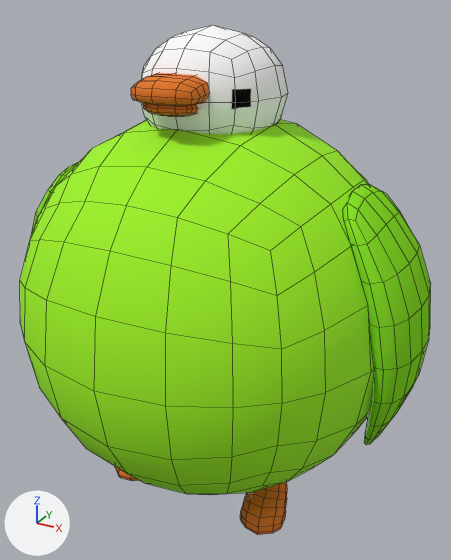
The Blender file models/muncher_real.blend: old version first, new version second.
Rendered twice from a 50 mm camera at (1.963, -3.417, 3.356) aimed at (0.063, 0.037, 1.629). The axes (+X, +Y, +Z) are drawn at lower left. The lights are the same throughout. Mesh edges are drawn as thin lines.

Before the edit, the objects in view are built like this:
```python
me_cube_350 = bpy.data.meshes.new('Cube.350')
me_cube_350.from_pydata(...)  # 1026 vertices, 1000 faces; spans x -1.44..1.44, y -1.3..1.3, z -1.49..1.77
me_cube_350.polygons.foreach_set('use_smooth', [True] * 1000)
# faces by material slot: [216, 96, 264, 424]
me_cube_350.materials.append(mat_bodymaterial)  # green #a1f627
me_cube_350.materials.append(mat_facematerial)  # picture img_facetexture
me_cube_350.materials.append(mat_wingmaterial)  # green #89e22a
me_cube_350.materials.append(mat_beakmaterial)  # orange #e77923
ob_body = bpy.data.objects.new('Body', me_cube_350)
ob_body.location = (0.0, 0.0, 1.485)
_m = ob_body.modifiers.new('Lattice', 'LATTICE')
```
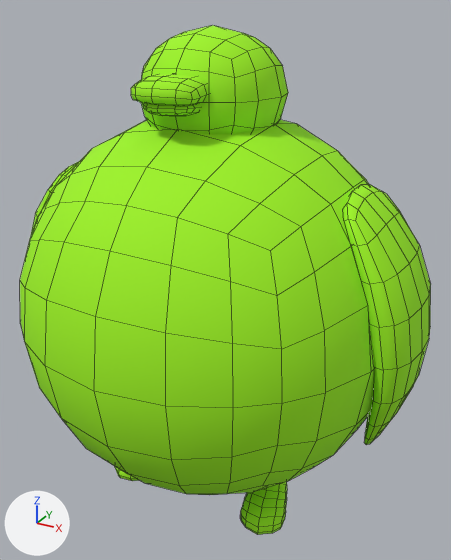
Location of each change, (x1, y1, x2, y2) in pixels of the pictures (451 x 560 px; the box of a moved part takes in the faces that stretch with it):
part 1 of me_cube_350, moved or reshaped: before (142, 73, 209, 116); after (142, 74, 210, 116)
part 2 of me_cube_350, recoloured (white to green): (141, 25, 288, 134) in both
part 3 of me_cube_350, recoloured: (34, 164, 431, 444) in both
part 4 of me_cube_350, recoloured (brown to green): (115, 80, 287, 535) in both

The edits, one by one:
me_cube_350 is used by ob_body; location (0.0, 0.0, 1.485).
me_cube_350 had 1026 vertices, 1000 faces and spanned x -1.44..1.44, y -1.3..1.3, z -1.49..1.77.
me_cube_350 now has 1027 vertices, 1000 faces and spans x -1.44..1.44, y -1.3..1.3, z -1.49..1.77.
Part 1, on me_cube_350:
18 vertices are removed from x -0.13..0.14, y -0.51..-0.34, z 1.3..1.39.
44 faces are deleted.
15 vertices in x -0.2..0.18, y -0.35..-0.27, z 1.35..1.54 move by (0.0, 0.11, 0.0).
13 vertices in x -0.22..0.2, y -0.49..-0.44, z 1.32..1.49 move by (0.0, 0.02, 0.0).
12 vertices in x -0.19..0.17, y -0.39..-0.31, z 1.32..1.53 move by (0.0, 0.1, 0.0).
9 vertices in x -0.21..0.19, y -0.39..-0.33, z 1.32..1.53 move by (0.0, 0.09, 0.0).
6 vertices in x -0.2..0.19, y -0.43..-0.4, z 1.39..1.52 move by (0.0, 0.06, 0.0).
5 vertices in x -0.21..0.2, y -0.45..-0.39, z 1.36..1.53 move by (0.0, 0.05, 0.0).
20 vertices move from x -0.15..0.14, y -0.49..-0.32, z 1.3..1.54 to x -0.15..0.14, y -0.48..-0.2, z 1.3..1.54.
18 vertices are added at x -0.13..0.14, y -0.5..-0.22, z 1.3..1.39.
44 new faces join them.
me_cube_350 part 2: 96 faces spanning x -0.45..0.45, y -0.45..0.45, z 1.01..1.77 switch from mat_facematerial (picture img_facetexture) to mat_bodymaterial (green #a1f627).
me_cube_350 part 3: 264 faces spanning x -1.44..1.44, y -0.42..0.42, z -0.72..0.92 switch from mat_wingmaterial (green #89e22a) to mat_bodymaterial (green #a1f627).
me_cube_350 part 4: 380 faces spanning x -0.71..0.71, y -0.64..0.13, z -1.49..1.54 switch from mat_beakmaterial (orange #e77923) to mat_bodymaterial (green #a1f627).
